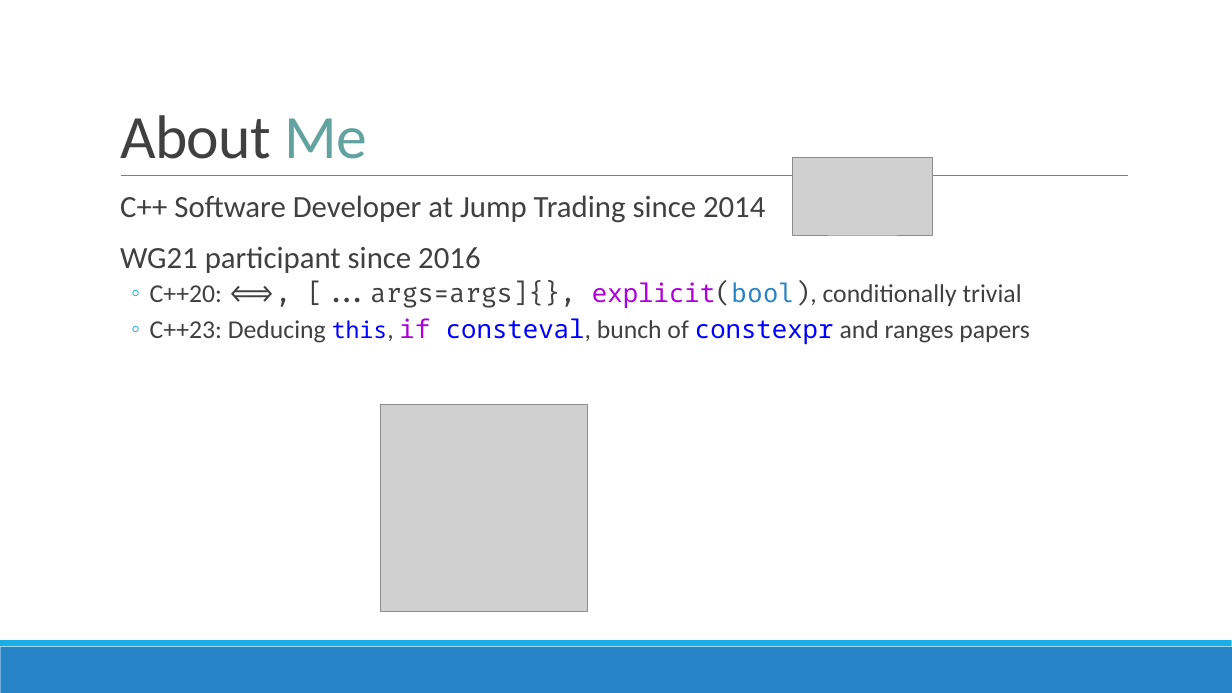
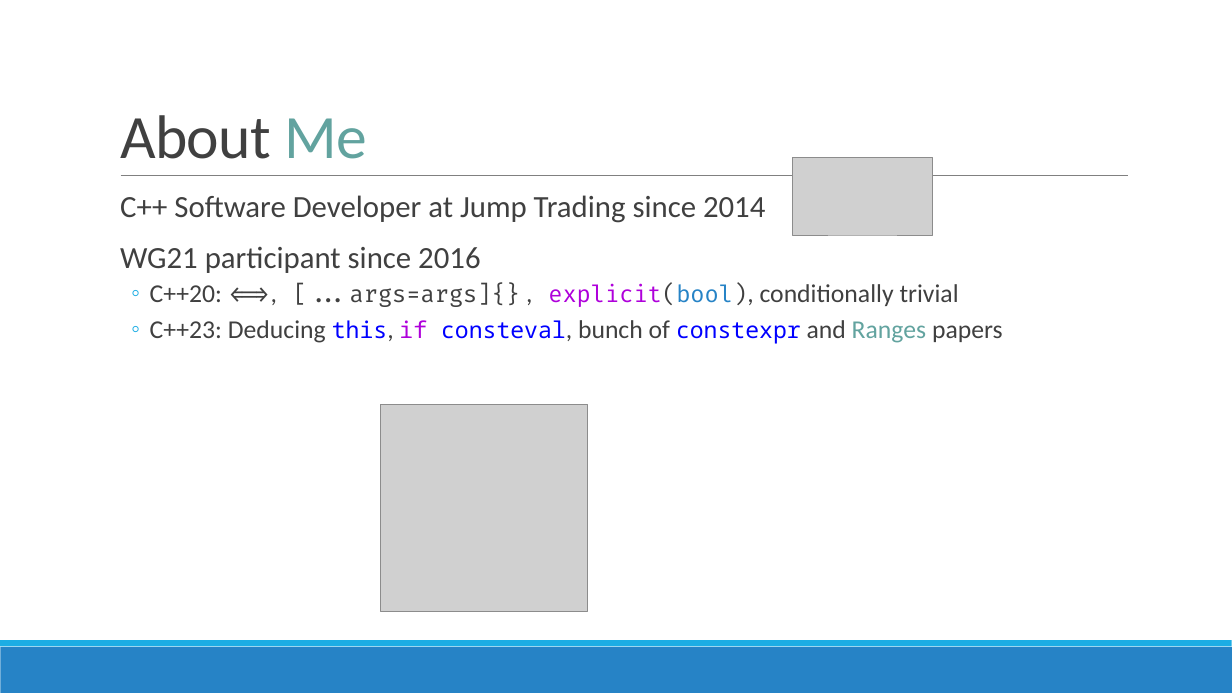
Before and after one commit to brevzin/cpp_proposals, a slide deck: slide 3 of talks/202209_cppcon/The Surprising Complexity of Formatting Ranges.pptx. Drawn at 1232x693 pixels with LibreOffice and Linux fonts; fonts in the diff are those of the drawing; grey boxes stand for pictures. Boxes give left, top, right and bottom in pixels: in the first picture for what was removed or moved away, otherwise in the second. Text is boxed around its words. In the diff, an @@ line names an element or a change of style, - is before the commit and + after.

Commit message:
Updates

```diff
--- a/talks/202209_cppcon/The Surprising Complexity of Formatting Ranges.pptx
+++ b/talks/202209_cppcon/The Surprising Complexity of Formatting Ranges.pptx
@@ text at (x1=150, y1=284, x2=1003, y2=344): text changed @@
-  ◦ C++20: <=>, [...args=args]{}, explicit(bool), conditionally trivial
-  ◦ C++23: Deducing this, if consteval, bunch of constexpr and ranges papers
+  ◦ C++20: <=>, [...args=args]{} , explicit(bool), conditionally trivial
+  ◦ C++23: Deducing this, if consteval, bunch of constexpr and Ranges papers
```
Also in this commit, not shown: 2 other slides changed, 11 slides added.
